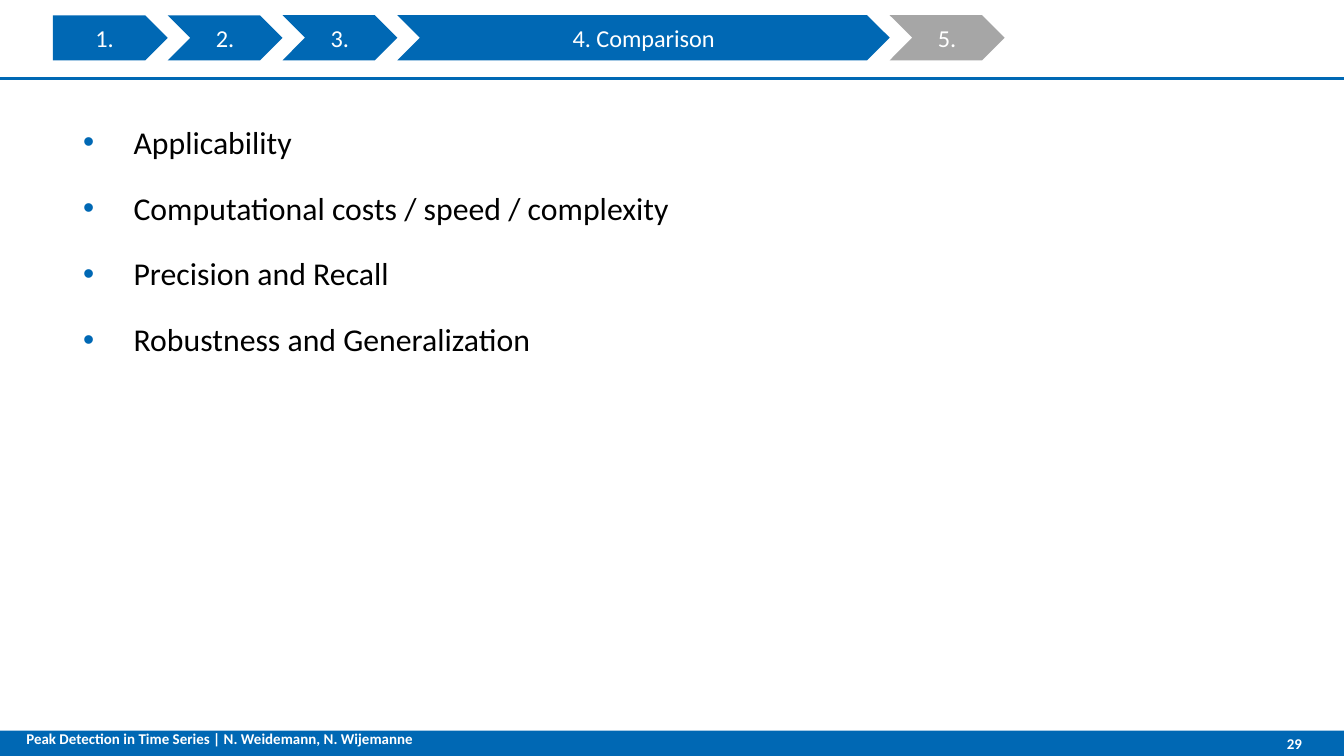
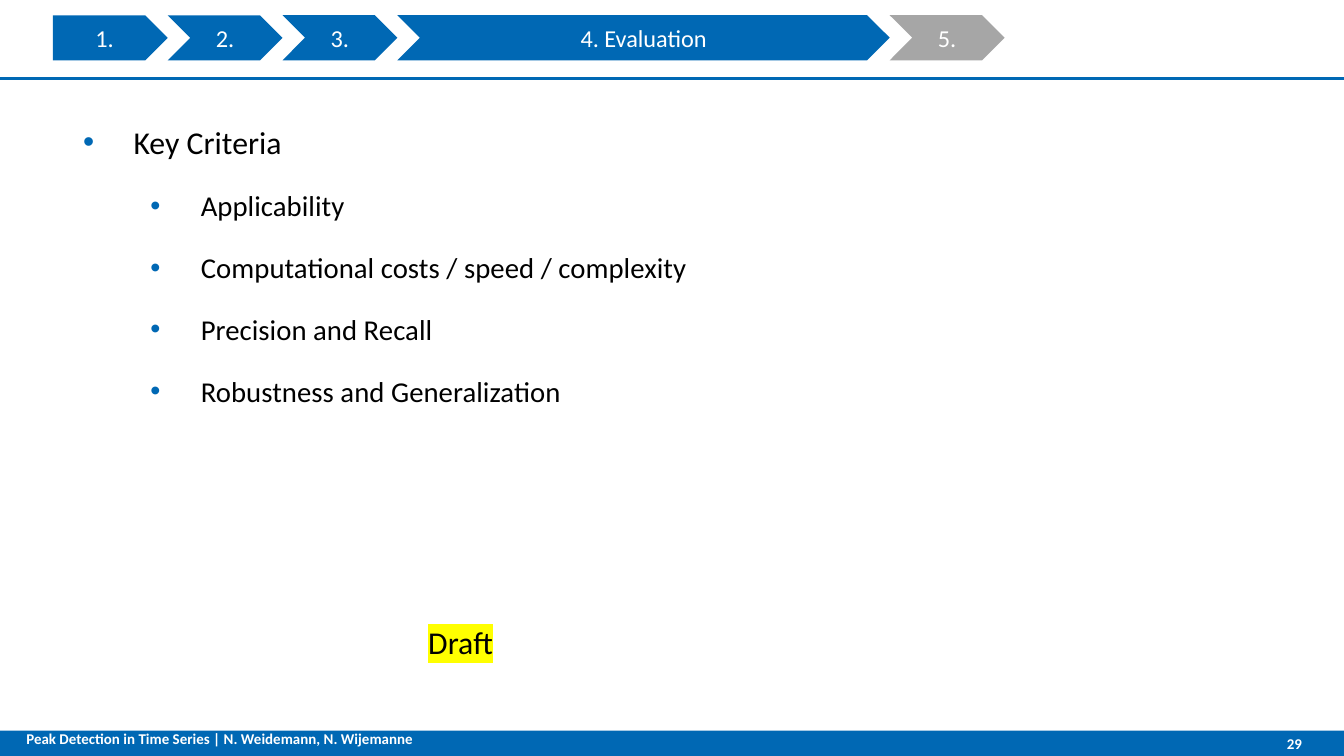
Before and after one commit to NatDharindri/AMSGroup2, a slide deck: slide 29 of Final presentation V2.pptx. Drawn at 1344x756 pixels with LibreOffice and Linux fonts; fonts in the diff are those of the drawing; background and template pictures are left out. Boxes give left, top, right and bottom in pixels: in the first picture for what was removed or moved away, otherwise in the second. Text is boxed around its words. In the diff, an @@ line names an element or a change of style, - is before the commit and + after.

```diff
--- a/Final presentation V2.pptx
+++ b/Final presentation V2.pptx
@@ text in chevron at (581,30,706,47): text changed @@
-4. Comparison
+4. Evaluation
@@ text at (134,132,282,159): paragraph added @@
+• Key Criteria
@@ text at (201,196,686,403): size 17 to 15.4 pt in "Applicability", "Computational costs / speed / complexity", "Precision and Recall", "Robustness and Generalization"; list level 1 to 2 in "Applicability"; list level 1 to 2 in "Computational costs / speed / ..."; list level 1 to 2 in "Precision and Recall"; list level 1 to 2 in "Robustness and Generalization" @@
@@ text added at (428,632,493,655), 17 pt, text #000000 @@
+Draft
```
Also in this commit, not shown: 7 other slides changed, 1 slide added.
